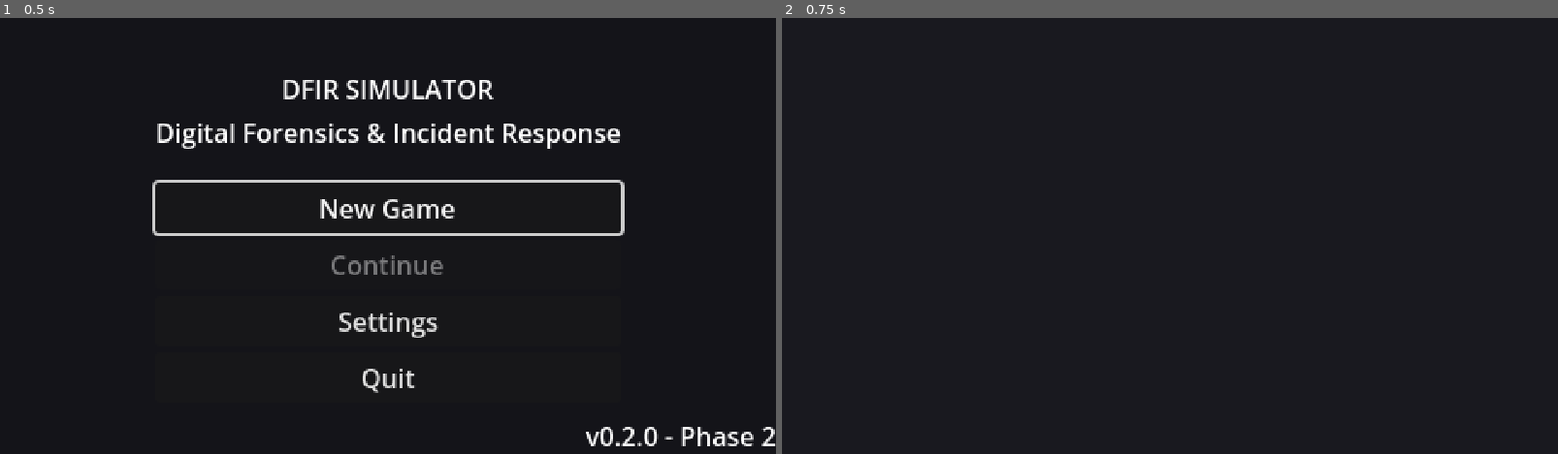
Above: before the commit, frames 1-2 (left to right).
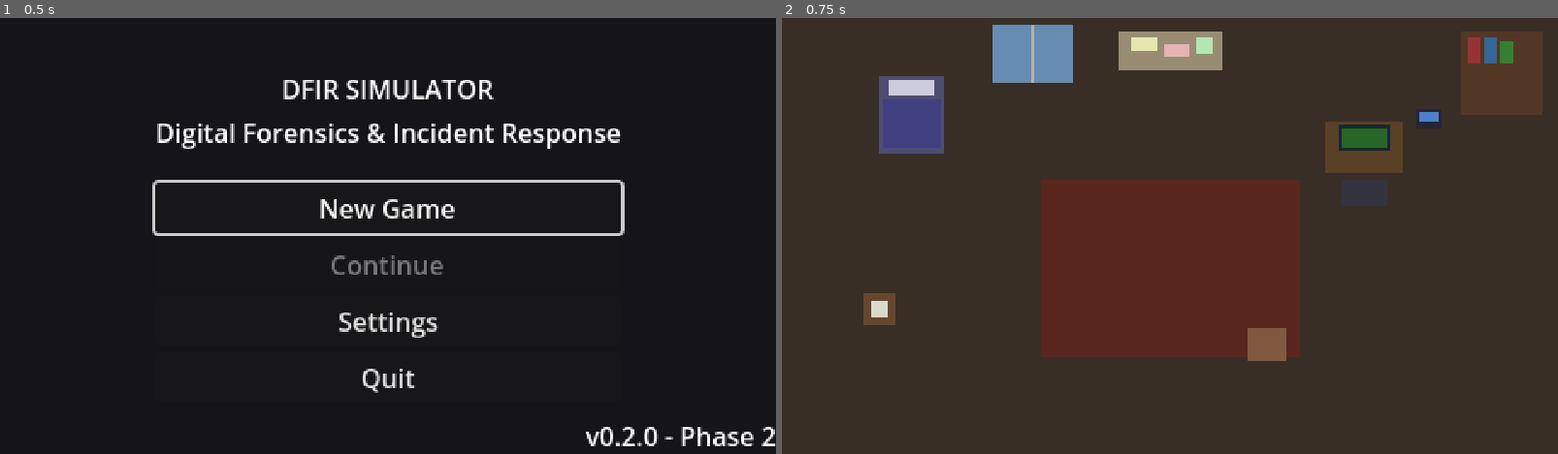
Above: after the commit, the same moments.

Repository: jbeley/dfir-godot
Game: Godot game, scene res://src/scenes/main_menu/main_menu.tscn
Two runs of this game, one before a commit and one after it. Both use one fixed random seed, a clock stepped at 60 frames per second and the inputs below.
Inputs:
- Up to frame 1 (0.5 s): no input
- Up to frame 2 (0.75 s): click "New Game" at 0.5 s

Frame 1 is identical in both runs. In frame 2, 100% of the frame differs, in the area x 0-100%, y 0-100%.
Error after the commit: Invalid access to property or key 'interacted_with' on a base object of type 'null instance'. (res://src/scenes/office/office.gd:14)

Commit message:
feat: generate pixel art sprites and update office scene
Python sprite generator creates 16-bit SNES-style pixel art:
- Player: 16x20 4-direction spritesheet with walk cycle
- Cat: 16x12 orange tabby with green eyes
- Desk with monitor showing terminal text
- Bed, evidence board, coffee station, phone, bookshelf, window
- Floor tiles and area rug

Office scene updated with colored placeholder rectangles for
furniture (sprites will be wired in next).

https://claude.ai/code/session_012KjAGV9HwsNLnUB9PY2fQ5

Diff:
--- a/src/scenes/office/office.tscn
+++ b/src/scenes/office/office.tscn
@@ -3,117 +3,262 @@
 [ext_resource type="Script" path="res://src/scenes/office/office.gd" id="1_office"]
 [ext_resource type="PackedScene" uid="uid://player" path="res://src/scenes/office/player.tscn" id="2_player"]
 
+[sub_resource type="RectangleShape2D" id="shape_desk"]
+size = Vector2(48, 32)
+
+[sub_resource type="RectangleShape2D" id="shape_board"]
+size = Vector2(64, 16)
+
+[sub_resource type="RectangleShape2D" id="shape_bed"]
+size = Vector2(40, 48)
+
+[sub_resource type="RectangleShape2D" id="shape_coffee"]
+size = Vector2(20, 20)
+
+[sub_resource type="CircleShape2D" id="shape_cat"]
+radius = 12.0
+
+[sub_resource type="RectangleShape2D" id="shape_phone"]
+size = Vector2(16, 12)
+
+[sub_resource type="RectangleShape2D" id="shape_hwall"]
+size = Vector2(488, 8)
+
+[sub_resource type="RectangleShape2D" id="shape_vwall"]
+size = Vector2(8, 278)
+
 [node name="Office" type="Node2D"]
 script = ExtResource("1_office")
 
-[node name="BG" type="ColorRect" parent="."]
+[node name="Floor" type="ColorRect" parent="."]
 offset_right = 480.0
 offset_bottom = 270.0
-color = Color(0.15, 0.13, 0.12, 1)
+color = Color(0.22, 0.18, 0.15, 1)
+
+[node name="Rug" type="ColorRect" parent="."]
+offset_left = 160.0
+offset_top = 100.0
+offset_right = 320.0
+offset_bottom = 210.0
+color = Color(0.35, 0.15, 0.12, 1)
 
 [node name="DayNightModulate" type="CanvasModulate" parent="."]
 color = Color(1, 1, 1, 1)
 
+[node name="Furniture" type="Node2D" parent="."]
+
+[node name="Desk" type="ColorRect" parent="Furniture"]
+offset_left = 336.0
+offset_top = 64.0
+offset_right = 384.0
+offset_bottom = 96.0
+color = Color(0.35, 0.25, 0.15, 1)
+
+[node name="Monitor" type="ColorRect" parent="Furniture/Desk"]
+offset_left = 8.0
+offset_top = 2.0
+offset_right = 40.0
+offset_bottom = 18.0
+color = Color(0.1, 0.15, 0.2, 1)
+
+[node name="Screen" type="ColorRect" parent="Furniture/Desk/Monitor"]
+offset_left = 2.0
+offset_top = 2.0
+offset_right = 30.0
+offset_bottom = 14.0
+color = Color(0.15, 0.4, 0.15, 1)
+
+[node name="Chair" type="ColorRect" parent="Furniture"]
+offset_left = 346.0
+offset_top = 100.0
+offset_right = 374.0
+offset_bottom = 116.0
+color = Color(0.2, 0.2, 0.25, 1)
+
+[node name="Bed" type="ColorRect" parent="Furniture"]
+offset_left = 60.0
+offset_top = 36.0
+offset_right = 100.0
+offset_bottom = 84.0
+color = Color(0.3, 0.3, 0.45, 1)
+
+[node name="Pillow" type="ColorRect" parent="Furniture/Bed"]
+offset_left = 6.0
+offset_top = 2.0
+offset_right = 34.0
+offset_bottom = 12.0
+color = Color(0.8, 0.8, 0.85, 1)
+
+[node name="Blanket" type="ColorRect" parent="Furniture/Bed"]
+offset_left = 2.0
+offset_top = 14.0
+offset_right = 38.0
+offset_bottom = 44.0
+color = Color(0.25, 0.25, 0.5, 1)
+
+[node name="CoffeeTable" type="ColorRect" parent="Furniture"]
+offset_left = 50.0
+offset_top = 170.0
+offset_right = 70.0
+offset_bottom = 190.0
+color = Color(0.4, 0.28, 0.18, 1)
+
+[node name="Mug" type="ColorRect" parent="Furniture/CoffeeTable"]
+offset_left = 5.0
+offset_top = 5.0
+offset_right = 15.0
+offset_bottom = 15.0
+color = Color(0.85, 0.85, 0.8, 1)
+
+[node name="Board" type="ColorRect" parent="Furniture"]
+offset_left = 208.0
+offset_top = 8.0
+offset_right = 272.0
+offset_bottom = 32.0
+color = Color(0.6, 0.55, 0.45, 1)
+
+[node name="Pin1" type="ColorRect" parent="Furniture/Board"]
+offset_left = 8.0
+offset_top = 4.0
+offset_right = 24.0
+offset_bottom = 12.0
+color = Color(0.9, 0.9, 0.7, 1)
+
+[node name="Pin2" type="ColorRect" parent="Furniture/Board"]
+offset_left = 28.0
+offset_top = 8.0
+offset_right = 44.0
+offset_bottom = 16.0
+color = Color(0.9, 0.7, 0.7, 1)
+
+[node name="Pin3" type="ColorRect" parent="Furniture/Board"]
+offset_left = 48.0
+offset_top = 4.0
+offset_right = 58.0
+offset_bottom = 14.0
+color = Color(0.7, 0.9, 0.7, 1)
+
+[node name="Phone" type="ColorRect" parent="Furniture"]
+offset_left = 392.0
+offset_top = 56.0
+offset_right = 408.0
+offset_bottom = 68.0
+color = Color(0.15, 0.15, 0.2, 1)
+
+[node name="PhoneScreen" type="ColorRect" parent="Furniture/Phone"]
+offset_left = 2.0
+offset_top = 2.0
+offset_right = 14.0
+offset_bottom = 8.0
+color = Color(0.3, 0.5, 0.8, 1)
+
+[node name="Bookshelf" type="ColorRect" parent="Furniture"]
+offset_left = 420.0
+offset_top = 8.0
+offset_right = 470.0
+offset_bottom = 60.0
+color = Color(0.32, 0.22, 0.14, 1)
+
+[node name="Book1" type="ColorRect" parent="Furniture/Bookshelf"]
+offset_left = 4.0
+offset_top = 4.0
+offset_right = 12.0
+offset_bottom = 20.0
+color = Color(0.6, 0.2, 0.2, 1)
+
+[node name="Book2" type="ColorRect" parent="Furniture/Bookshelf"]
+offset_left = 14.0
+offset_top = 4.0
+offset_right = 22.0
+offset_bottom = 20.0
+color = Color(0.2, 0.4, 0.6, 1)
+
+[node name="Book3" type="ColorRect" parent="Furniture/Bookshelf"]
+offset_left = 24.0
+offset_top = 6.0
+offset_right = 32.0
+offset_bottom = 20.0
+color = Color(0.2, 0.5, 0.2, 1)
+
+[node name="Window" type="ColorRect" parent="Furniture"]
+offset_left = 130.0
+offset_top = 4.0
+offset_right = 180.0
+offset_bottom = 40.0
+color = Color(0.4, 0.55, 0.7, 1)
+
+[node name="WindowFrame" type="ColorRect" parent="Furniture/Window"]
+offset_left = 24.0
+offset_top = 0.0
+offset_right = 26.0
+offset_bottom = 36.0
+color = Color(0.7, 0.7, 0.65, 1)
+
+[node name="CatBed" type="ColorRect" parent="Furniture"]
+offset_left = 288.0
+offset_top = 192.0
+offset_right = 312.0
+offset_bottom = 212.0
+color = Color(0.5, 0.35, 0.25, 1)
+
 [node name="Player" parent="." instance=ExtResource("2_player")]
 position = Vector2(240, 160)
 
-[node name="Furniture" type="Node2D" parent="."]
-
-[node name="DeskSprite" type="Sprite2D" parent="Furniture"]
-position = Vector2(360, 80)
-texture_filter = 0
-
-[node name="BedSprite" type="Sprite2D" parent="Furniture"]
-position = Vector2(80, 60)
-texture_filter = 0
-
-[node name="CoffeeSprite" type="Sprite2D" parent="Furniture"]
-position = Vector2(60, 180)
-texture_filter = 0
-
-[node name="BoardSprite" type="Sprite2D" parent="Furniture"]
-position = Vector2(240, 20)
-texture_filter = 0
-
 [node name="Hotspots" type="Node2D" parent="."]
 
 [node name="Desk" type="Area2D" parent="Hotspots" groups=["hotspots"]]
 position = Vector2(360, 80)
 
 [node name="Shape" type="CollisionShape2D" parent="Hotspots/Desk"]
-shape = SubResource("RectangleShape2D_desk")
-
-[sub_resource type="RectangleShape2D" id="RectangleShape2D_desk"]
-size = Vector2(48, 32)
+shape = SubResource("shape_desk")
 
 [node name="EvidenceBoard" type="Area2D" parent="Hotspots" groups=["hotspots"]]
-position = Vector2(240, 24)
+position = Vector2(240, 20)
 
 [node name="Shape" type="CollisionShape2D" parent="Hotspots/EvidenceBoard"]
-shape = SubResource("RectangleShape2D_board")
-
-[sub_resource type="RectangleShape2D" id="RectangleShape2D_board"]
-size = Vector2(64, 16)
+shape = SubResource("shape_board")
 
 [node name="Bed" type="Area2D" parent="Hotspots" groups=["hotspots"]]
 position = Vector2(80, 60)
 
 [node name="Shape" type="CollisionShape2D" parent="Hotspots/Bed"]
-shape = SubResource("RectangleShape2D_bed")
-
-[sub_resource type="RectangleShape2D" id="RectangleShape2D_bed"]
-size = Vector2(40, 48)
+shape = SubResource("shape_bed")
 
 [node name="Coffee" type="Area2D" parent="Hotspots" groups=["hotspots"]]
 position = Vector2(60, 180)
 
 [node name="Shape" type="CollisionShape2D" parent="Hotspots/Coffee"]
-shape = SubResource("RectangleShape2D_coffee")
-
-[sub_resource type="RectangleShape2D" id="RectangleShape2D_coffee"]
-size = Vector2(20, 20)
+shape = SubResource("shape_coffee")
 
 [node name="Cat" type="Area2D" parent="Hotspots" groups=["hotspots"]]
 position = Vector2(300, 200)
 
 [node name="Shape" type="CollisionShape2D" parent="Hotspots/Cat"]
-shape = SubResource("CircleShape2D_cat")
-
-[sub_resource type="CircleShape2D" id="CircleShape2D_cat"]
-radius = 12.0
+shape = SubResource("shape_cat")
 
 [node name="Phone" type="Area2D" parent="Hotspots" groups=["hotspots"]]
-position = Vector2(380, 60)
+position = Vector2(400, 62)
 
 [node name="Shape" type="CollisionShape2D" parent="Hotspots/Phone"]
-shape = SubResource("RectangleShape2D_phone")
-
-[sub_resource type="RectangleShape2D" id="RectangleShape2D_phone"]
-size = Vector2(12, 16)
+shape = SubResource("shape_phone")
 
 [node name="Walls" type="StaticBody2D" parent="."]
 
 [node name="TopWall" type="CollisionShape2D" parent="Walls"]
 position = Vector2(240, -4)
-shape = SubResource("RectangleShape2D_hwall")
+shape = SubResource("shape_hwall")
 
 [node name="BottomWall" type="CollisionShape2D" parent="Walls"]
 position = Vector2(240, 274)
-shape = SubResource("RectangleShape2D_hwall")
+shape = SubResource("shape_hwall")
 
 [node name="LeftWall" type="CollisionShape2D" parent="Walls"]
 position = Vector2(-4, 135)
-shape = SubResource("RectangleShape2D_vwall")
+shape = SubResource("shape_vwall")
 
 [node name="RightWall" type="CollisionShape2D" parent="Walls"]
 position = Vector2(484, 135)
-shape = SubResource("RectangleShape2D_vwall")
-
-[sub_resource type="RectangleShape2D" id="RectangleShape2D_hwall"]
-size = Vector2(488, 8)
-
-[sub_resource type="RectangleShape2D" id="RectangleShape2D_vwall"]
-size = Vector2(8, 278)
+shape = SubResource("shape_vwall")
 
 [node name="UI" type="CanvasLayer" parent="."]
 
Binary file added: assets/sprites/characters/cat.png
Binary file added: assets/sprites/characters/player.png
Binary file added: assets/sprites/office/bed.png
Binary file added: assets/sprites/office/bookshelf.png
Binary file added: assets/sprites/office/coffee.png
Binary file added: assets/sprites/office/desk.png
Binary file added: assets/sprites/office/evidence_board.png
Binary file added: assets/sprites/office/floor_tile.png
Binary file added: assets/sprites/office/phone.png
Binary file added: assets/sprites/office/rug.png
Binary file added: assets/sprites/office/window.png
Not shown, added: tools/generate_sprites.py
